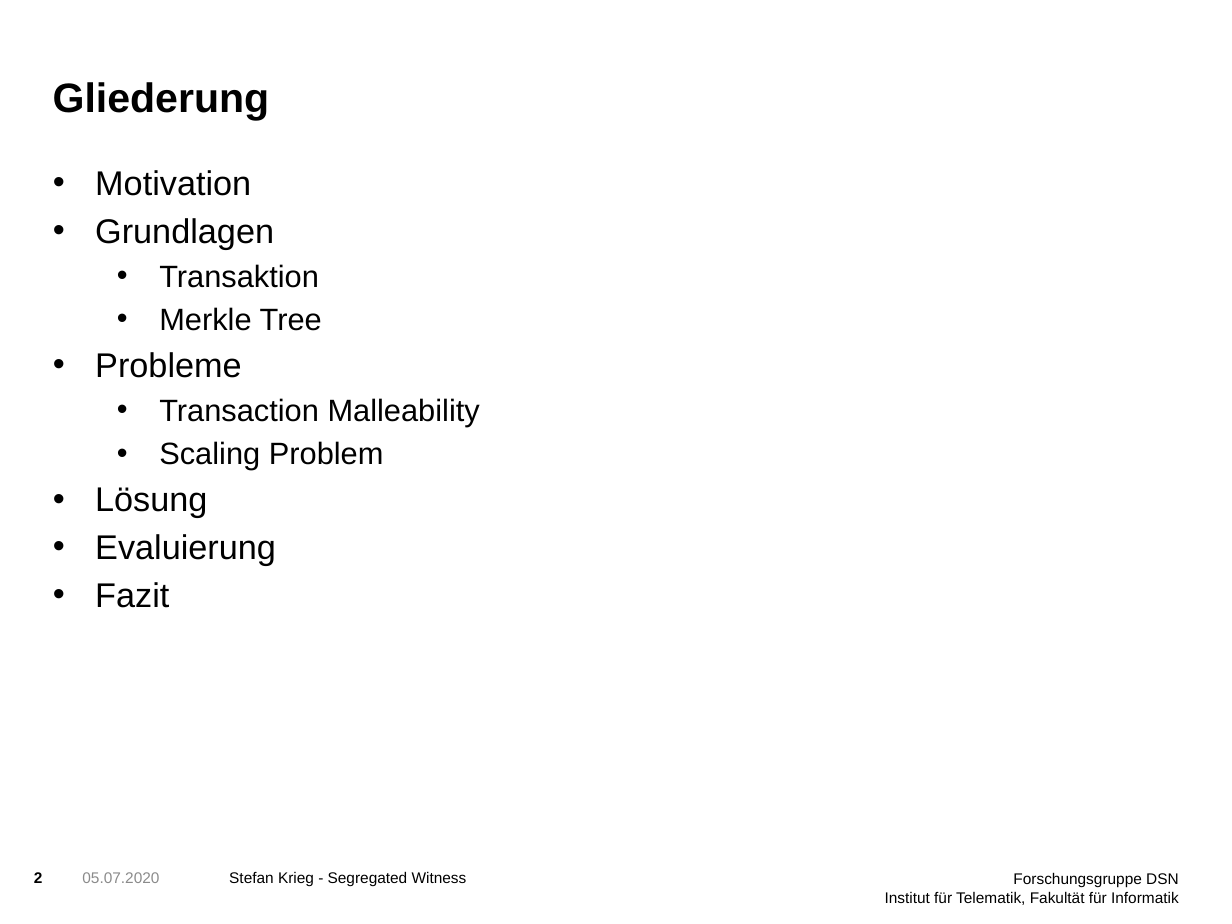
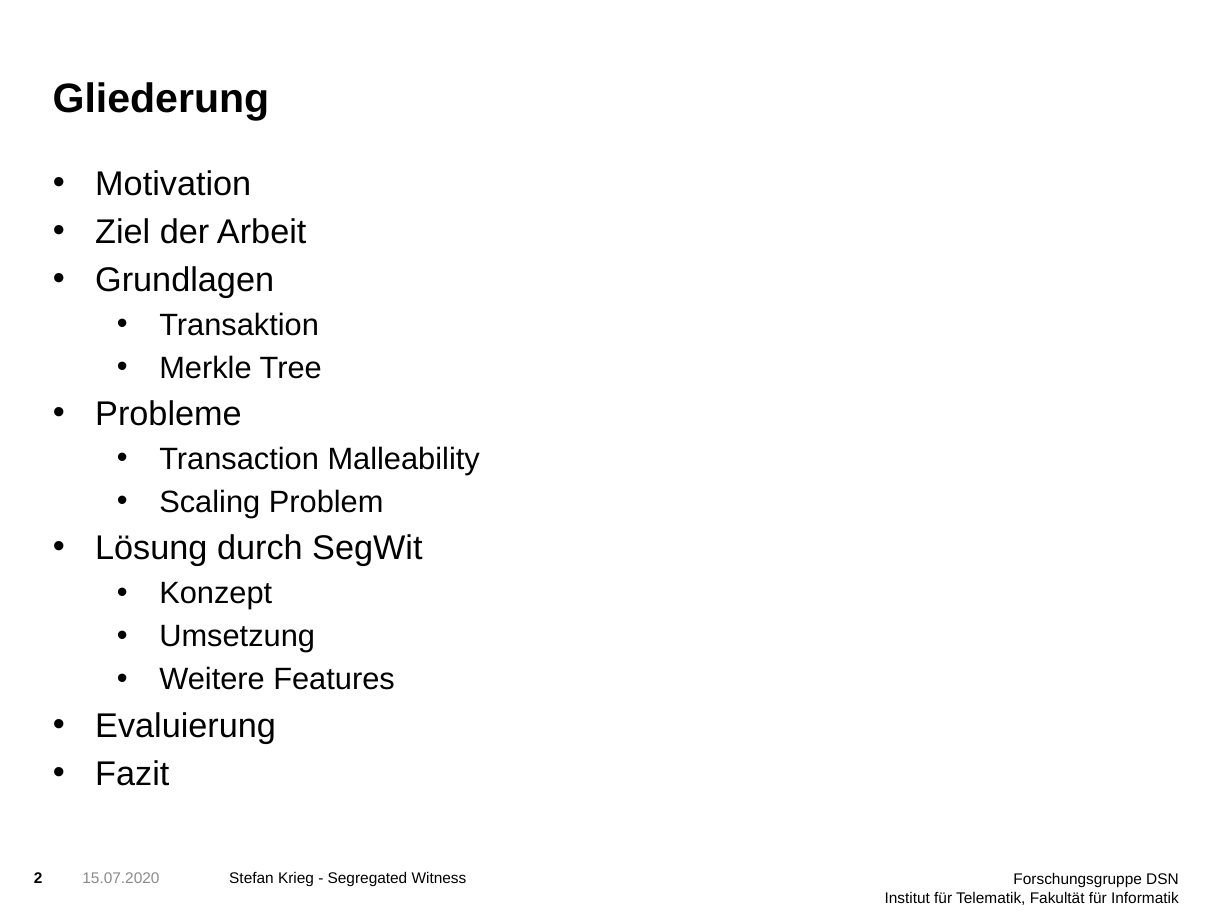
Before and after one commit to StefanDerEchte/SegWit-Proseminar, a slide deck: slide 2 of SegWit Präsentation.pptx. Drawn at 1232x924 pixels with LibreOffice and Linux fonts; fonts in the diff are those of the drawing; background and template pictures are left out. Boxes give left, top, right and bottom in pixels: in the first picture for what was removed or moved away, otherwise in the second. Text is boxed around its words. In the diff, an @@ line names an element or a change of style, - is before the commit and + after.

```diff
--- a/SegWit Präsentation.pptx
+++ b/SegWit Präsentation.pptx
@@ text at (x1=95, y1=218, x2=306, y2=244): paragraph added @@
+• Ziel der Arbeit
@@ text at (x1=95, y1=534, x2=422, y2=690): text changed; size 20 to 18 pt @@
-• Lösung
+• Lösung durch SegWit
+  • Konzept
+  • Umsetzung
+  • Weitere Features
@@ text at (x1=82, y1=872, x2=159, y2=883): text changed @@
-05.07.2020
+15.07.2020
```
Also in this commit, not shown: 16 other slides changed, 1 slide added, 4 other files.
